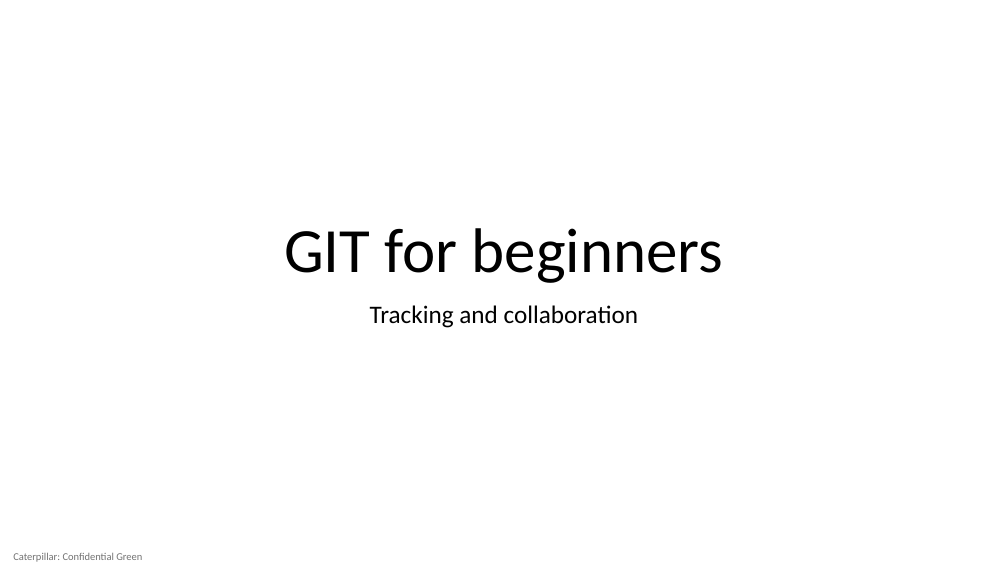
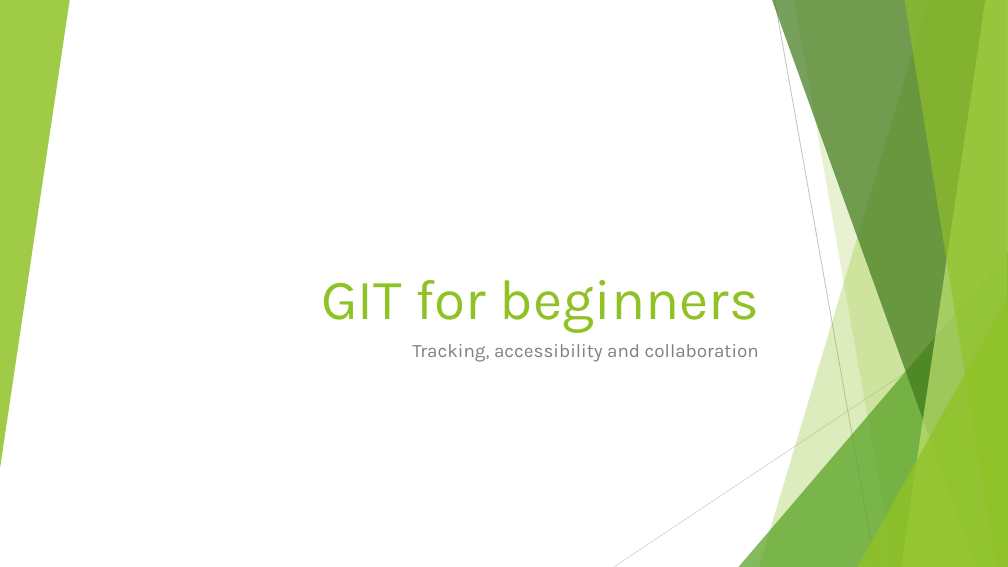
Before and after one commit to AydinGizem/teaching-github, a slide deck: slide 1 of GIT for beginners.pptx. Drawn at 1008x567 pixels with LibreOffice and Linux fonts; fonts in the diff are those of the drawing. Boxes give left, top, right and bottom in pixels: in the first picture for what was removed or moved away, otherwise in the second. Text is boxed around its words. In the diff, an @@ line names an element or a change of style, - is before the commit and + after.

```diff
--- a/GIT for beginners.pptx
+++ b/GIT for beginners.pptx
@@ group added at [0,0,1008,567]: 5 freeform shapes, 3 triangles, 2 lines @@
@@ title "GIT for beginners": place and size @@
-title "GIT for beginners" at [284,228,723,283]
+title "GIT for beginners" at [321,280,759,333]
@@ title "GIT for beginners" at [321,280,759,333]: size 60 to 54 pt, font Calibri to Karla, text colour #000000 to #90C226; alignment centre to right; line spacing 0.9 to 1 @@
@@ subtitle at [412,344,759,362]: text changed; size 24 to 18 pt; font Calibri to Karla; text colour #000000 to #808080 @@
-Tracking and collaboration
+Tracking, accessibility and collaboration
@@ text removed at [13,553,142,562] @@
-Caterpillar: Confidential Green
```
Also in this commit, not shown: 8 other slides changed, 8 slides added, 2 slides removed, 1 other file.
